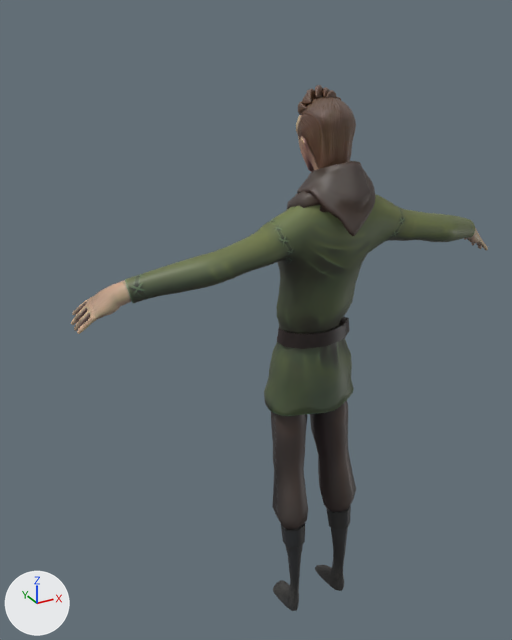
Two versions of the Blender file Mhmd/Blender/Character/3rd Person/main_char_Body_FINAL.blend, one commit apart.
Before and after are seen from a 50 mm camera at (-1.16, -1.73, 2.0) aimed at (-0.01, 0.36, 0.96). Lighting does not change. The marker at lower left points along +X, +Y and +Z.

Names of what the first picture shows: 'mc_body.001', 'mc_clothing.003', 'mc_clothing.004'.
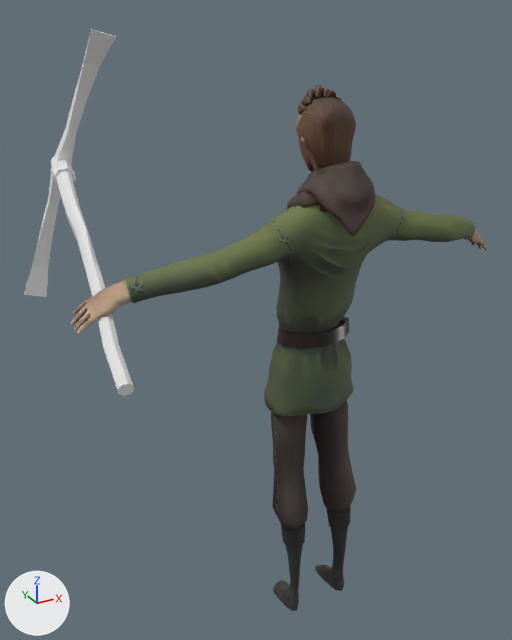
The change, as a list of edits to the scene's bpy script:
```text
Add img_t_mc_clothing_col_png:
    img_t_mc_clothing_col_png = load_image('T_mc_clothing_Col.png', '../tex_mc_body_cloth/T_mc_clothing_Col.png', 2048, 2048, 'sRGB')
Add img_t_mc_clothing_rou_png:
    img_t_mc_clothing_rou_png = load_image('T_mc_clothing_Rou.png', '../tex_mc_body_cloth/T_mc_clothing_Rou.png', 2048, 2048, 'sRGB')
Add img_t_mc_body_norm_png:
    img_t_mc_body_norm_png = load_image('T_mc_body_Norm.png', '../tex_mc_body_cloth/T_mc_body_Norm.png', 2048, 2048, 'sRGB')
Add img_t_mc_body_col_png_002:
    img_t_mc_body_col_png_002 = load_image('T_mc_body_Col.png.002', '../tex_mc_body_cloth/T_mc_body_Col.png', 2048, 2048, 'sRGB')
Add img_t_mc_body_rou_png:
    img_t_mc_body_rou_png = load_image('T_mc_body_Rou.png', '../tex_mc_body_cloth/T_mc_body_Rou.png', 2048, 2048, 'sRGB')
Change mat_mc_body_002:
    where n3 = _N.new('ShaderNodeTexImage'); n3.name = 'Image Texture'
    n3.image: img_t_mc_body_col_png_001 -> img_t_mc_body_col_png_002
    where n4 = _N.new('ShaderNodeTexImage'); n4.name = 'Image Texture.001'
    n4.image: img_t_mc_body_norm_png_001 -> img_t_mc_body_norm_png
    add n5 = _N.new('ShaderNodeTexImage'); n5.name = 'Image Texture.002'
    add n5.image = img_t_mc_body_rou_png
    where n0 = _N.new('ShaderNodeBsdfPrincipled'); n0.name = 'Principled BSDF'
    add _L.new(n5.outputs[0], n0.inputs[2])  # 'Color' to 'Roughness'
Change mat_mc_clothing_002:
    where n2 = _N.new('ShaderNodeTexImage'); n2.name = 'Image Texture'
    n2.image: img_t_mc_clothing_col_png_001 -> img_t_mc_clothing_col_png
    add n3 = _N.new('ShaderNodeTexImage'); n3.name = 'Image Texture.002'
    add n3.image = img_t_mc_clothing_rou_png
    where n0 = _N.new('ShaderNodeBsdfPrincipled'); n0.name = 'Principled BSDF'
    add _L.new(n3.outputs[0], n0.inputs[2])  # 'Color' to 'Roughness'
Add mat_pickaxe_mat_006:
    mat_pickaxe_mat_006 = principled_material('Pickaxe_Mat.006')
    mat_pickaxe_mat_006.base_color = (0.8, 0.8, 0.8)  # white #e7e7e7
Add me_cylinder_004:
    me_cylinder_004.from_pydata(...)  # 205 vertices, 201 faces; spans x -0.524..0.31, y -0.328..0.415, z -0.311..0.927
    me_cylinder_004.materials.append(mat_pickaxe_mat_006)  # white #e7e7e7
Add ob_pickaxe_lp_rev:
    ob_pickaxe_lp_rev = bpy.data.objects.new('Pickaxe_LP_Rev', me_cylinder_004)
    ob_pickaxe_lp_rev.location = (-0.667, 0.035, 1.249)
    ob_pickaxe_lp_rev.rotation_euler = (-1.144, -0.488, -0.464)  # degrees (-66, -28, -27)
```

What differs and where, as boxes (x1, y1, x2, y2) in the pictures (512 x 640 px):
'Pickaxe_LP_Rev', added
    after: (24, 29, 134, 396)
